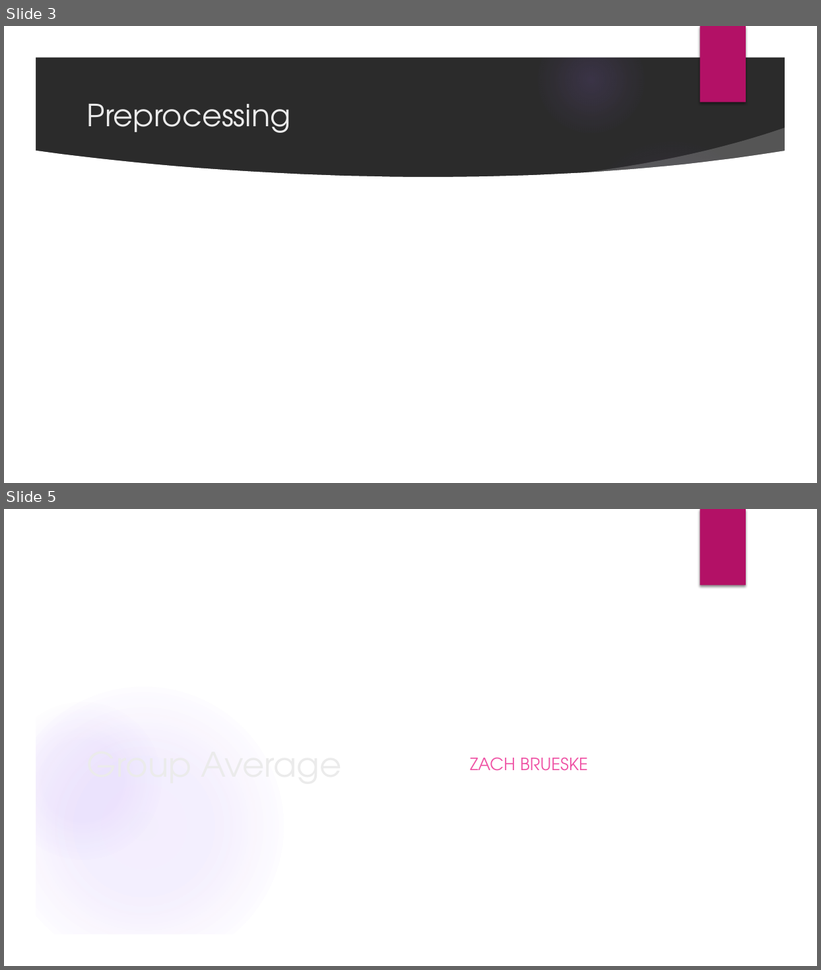
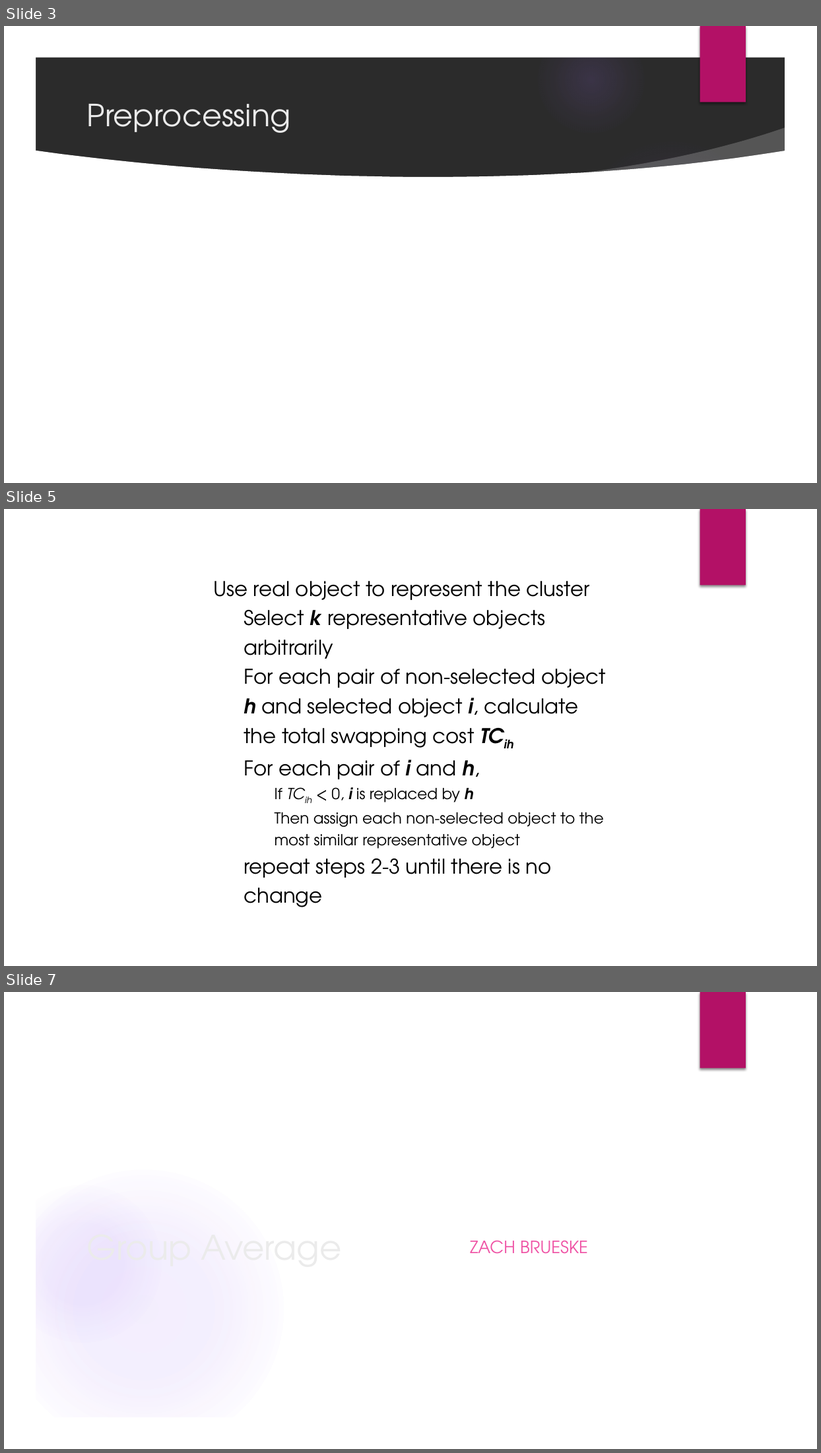
Before and after one commit to Austhyma/DataMining_Project, a slide deck: FinalPresentation.pptx. Shown one above the other, each under a label of ours: slides 3 and 5 before the commit, slides 3, 5 and 7 after it; the slides between them are not shown. The pictures are 821x970 and 821x1453 pixels, drawn with LibreOffice and Linux fonts; fonts in the diff are those of the drawing; background and template pictures are left out; a plain dark background stands for a picture behind light text. Boxes give left, top, right and bottom in pixels: in the first picture for what was removed or moved away, otherwise in the second. Text is boxed around its words. In the diff, an @@ line names an element or a change of style, - is before the commit and + after.

```diff
--- a/FinalPresentation.pptx
+++ b/FinalPresentation.pptx
@@ slide 5 added at (x1=4, y1=509, x2=817, y2=966), background #FFFFFF; not listed: 1 template element that a slide beside it also shows @@
@@ text added at (x1=213, y1=581, x2=606, y2=908), 24 pt, text #000000 @@
+Use real object to represent the cluster
+  Select k representative objects arbitrarily
+  For each pair of non-selected object h and selected object i, calculate the total swapping cost TCih
+  For each pair of i and h,
+    If TCih < 0, i is replaced by h
+    Then assign each non-selected object to the most similar representative object
+  repeat steps 2-3 until there is no change
@@ what was slide 5 is now slide 7 @@
```
Also in this commit, not shown: 2 other slides added, 1 slide removed, 9 other files.
